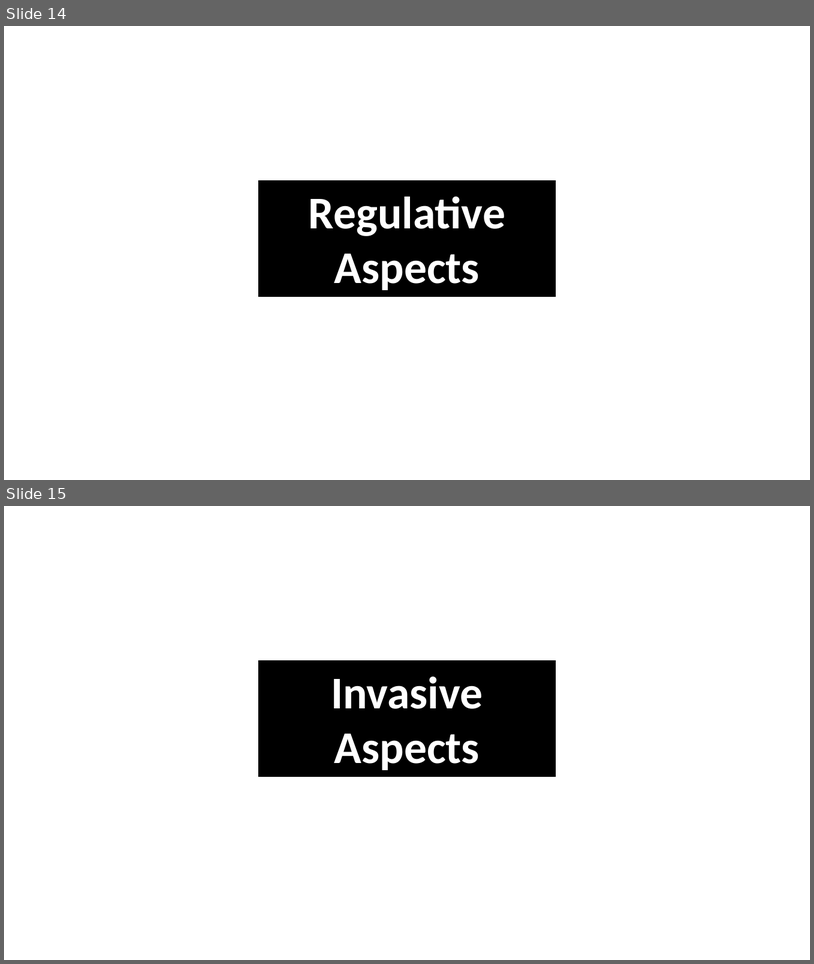
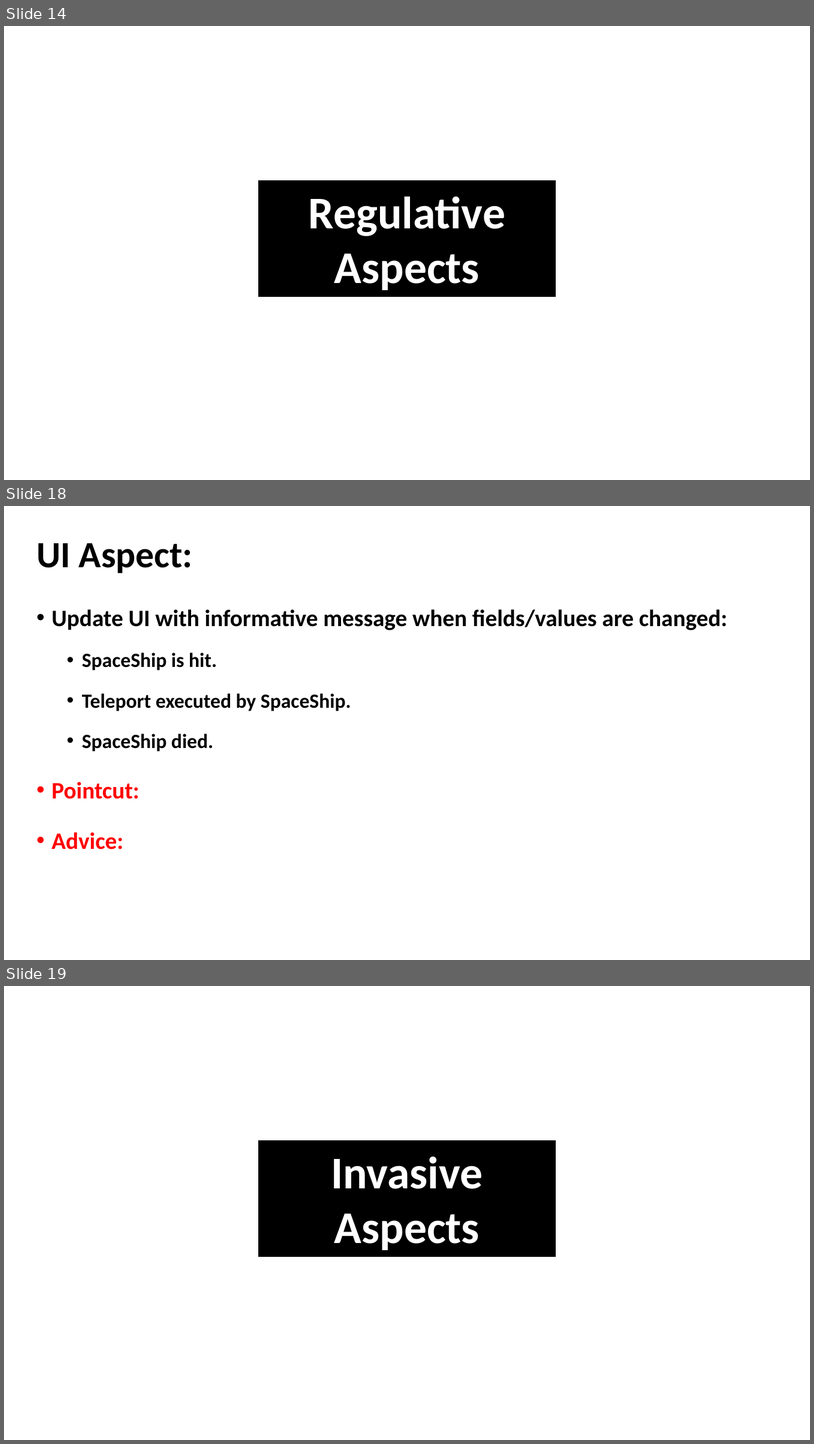
Before and after one commit to akotek/AOP, a slide deck: src/Final Project Presentation.pptx. Shown one above the other, each under a label of ours: slides 14 and 15 before the commit, slides 14, 18 and 19 after it; the slides between them are not shown. The pictures are 814x964 and 814x1444 pixels, drawn with LibreOffice and Linux fonts; fonts in the diff are those of the drawing. Boxes give left, top, right and bottom in pixels: in the first picture for what was removed or moved away, otherwise in the second. Text is boxed around its words. In the diff, an @@ line names an element or a change of style, - is before the commit and + after.

```diff
--- a/src/Final Project Presentation.pptx
+++ b/src/Final Project Presentation.pptx
@@ slide 18 added at <box>4,506,810,960</box>, background #FFFFFF @@
@@ title added at <box>36,543,193,573</box>, 44 pt, text #000000, bold @@
+UI Aspect:
@@ text added at <box>51,609,728,849</box>, 28 pt, text #000000, bold @@
+• Update UI with informative message when fields/values are changed:
+  • SpaceShip is hit.
+  • Teleport executed by SpaceShip.
+  • SpaceShip died.
+• Pointcut:
+• Advice:
@@ what was slide 15 is now slide 19 @@
```
Also in this commit, not shown: 5 slides changed, 3 other slides added, 1 other file.
